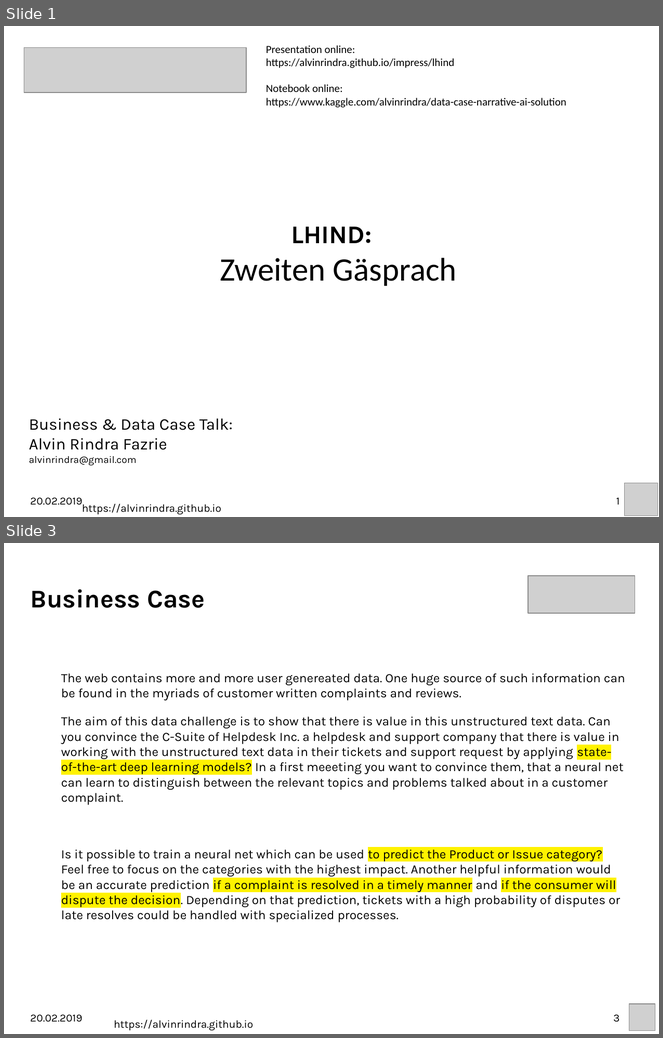
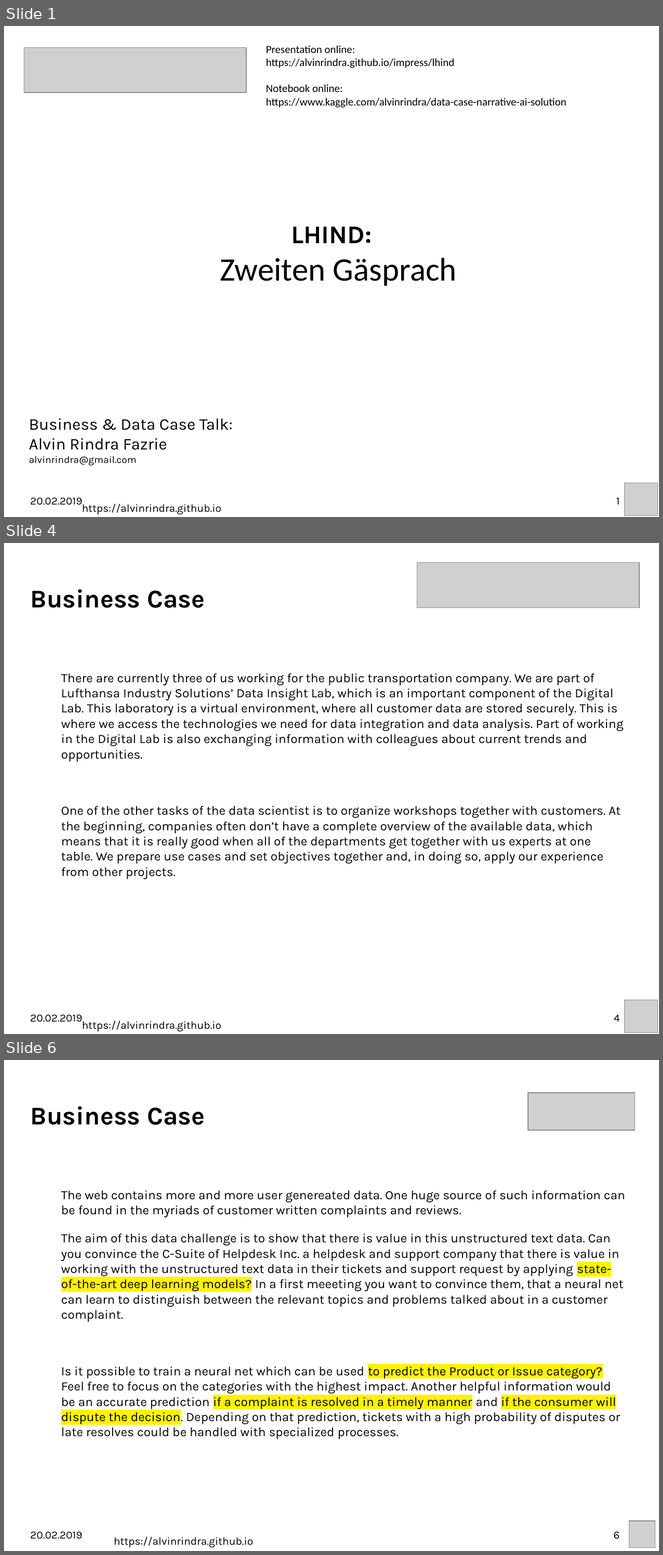
Before and after one commit to alvinrindra/alvinrindra.github.io, a slide deck: impress/lhind/lhind.odp. Shown one above the other, each under a label of ours: slides 1 and 3 before the commit, slides 1, 4 and 6 after it; the slides between them are not shown. The pictures are 663x1038 and 663x1555 pixels, drawn with LibreOffice and Linux fonts; fonts in the diff are those of the drawing; grey boxes stand for pictures; background and template pictures are left out. Boxes give left, top, right and bottom in pixels: in the first picture for what was removed or moved away, otherwise in the second. Text is boxed around its words. In the diff, an @@ line names an element or a change of style, - is before the commit and + after.

```diff
--- a/impress/lhind/lhind.odp
+++ b/impress/lhind/lhind.odp
@@ slide 4 added at [4,543,659,1034], background picture (left out) @@
@@ picture added at [417,563,639,608] @@
@@ text added at [30,589,205,608], 28 pt, text #000000, bold @@
+Business Case
@@ text added at [61,674,624,879], 14 pt, text #000000 @@
+There are currently three of us working for the public transportation company. We are part of Lufthansa Industry Solutions’ Data Insight Lab, which is an important component of the Digital Lab. This laboratory is a virtual environment, where all customer data are stored securely. This is where we access the technologies we need for data integration and data analysis. Part of working in the Digital Lab is also exchanging information with colleagues about current trends and opportunities.
+● One of the other tasks of the data scientist is to organize workshops together with customers. At the beginning, companies often don’t have a complete overview of the available data, which means that it is really good when all of the departments get together with us experts at one table. We prepare use cases and set objectives together and, in doing so, apply our experience from other projects.
@@ picture added at [624,1000,658,1033] @@
@@ text added at [30,1015,82,1022], 12 pt, text #000000 @@
+20.02.2019
@@ text added at [82,1021,221,1032], 12 pt, text #000000 @@
+https://alvinrindra.github.io
@@ page number added at [614,1015,620,1022], 12 pt, text #000000 @@
+4
@@ what was slide 3 is now slide 6 @@
@@ page number at [613,1532,620,1539]: text changed @@
-3
+6
```
Also in this commit, not shown: 3 other slides added, 1 slide removed, 2 other files.
